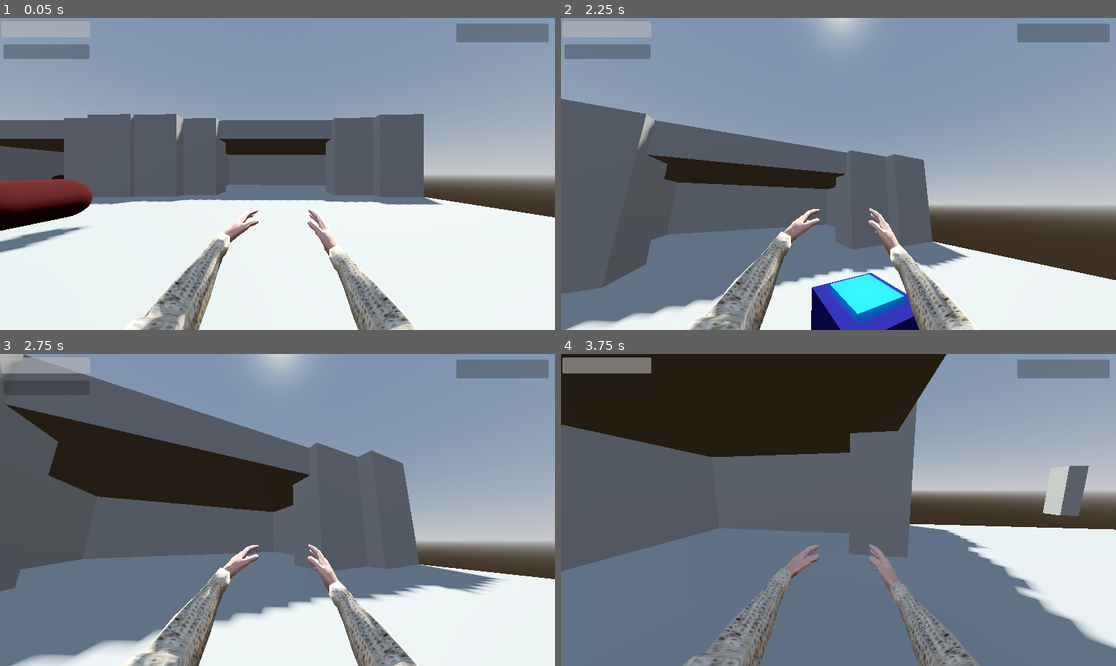
Above: before the commit, frames 1-4 (two rows, left to right).
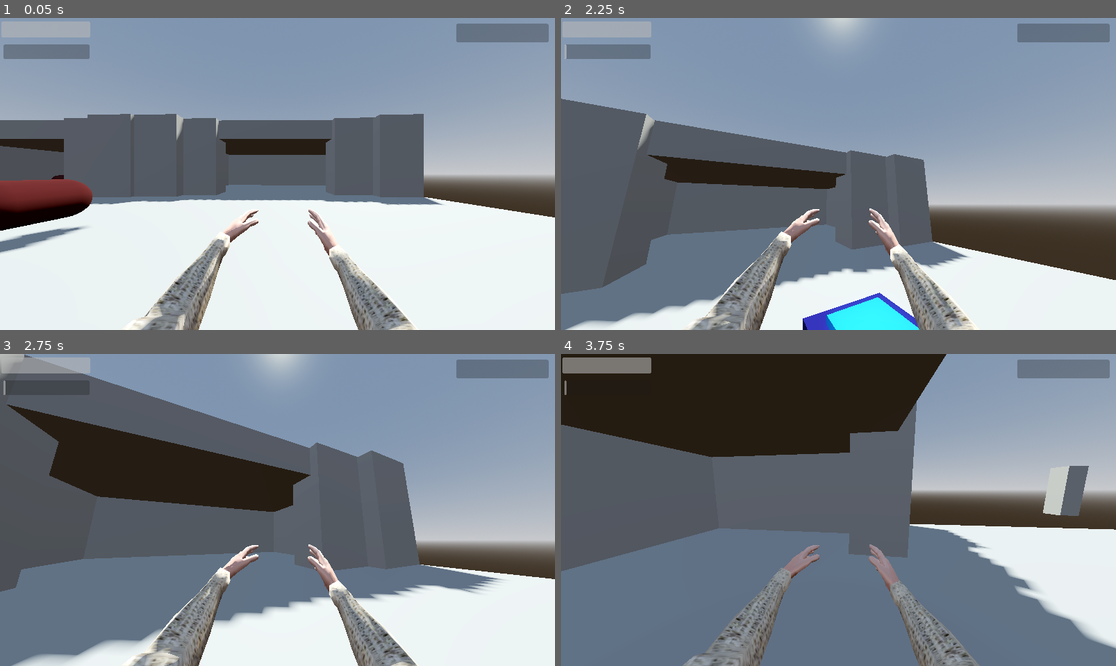
Above: after the commit, the same moments.

Repository: lungcollapser/record
Game: Godot game, scene res://scenes/world.tscn
The game is run twice, just before and just after one commit, with the same random seed, the same clock (stepped at 60 frames per second) and the same inputs.
Inputs (mouse positions are in pixels of both pictures, inside the frame that each line leads up to):
- Up to frame 1 (0.05 s): no input
- Up to frame 2 (2.25 s): tap Enter (ui_accept) at 0.5, 0.77, 1.52 s; move the mouse to (866, 174) at 0.52 s; press the mouse at (866, 174) at 0.53 s; hold W (forward) from 0.53 s (still down); move the mouse to (810, 174) at 1.27 s; release the mouse at (810, 174) at 1.28 s; tap Ctrl (crouch) at 1.35 s; move the mouse to (849, 167) at 2.02 s; tap T (dropreceptacle) at 2.1 s
- Up to frame 3 (2.75 s): keep holding W (forward)
- Up to frame 4 (3.75 s): keep holding W (forward); move the mouse to (832, 516) at 2.77 s; tap E (interact) at 2.85 s; tap Enter (ui_accept) at 3.02 s; move the mouse to (877, 513) at 3.52 s; hold Shift (sprint) from 3.53 s (still down)

Frame 1 is identical in both runs. In frame 2, 2.6% of the frame differs, in the area x 0-65%, y 8-100%; in frame 3, 0.2%; in frame 4, less than 0.1%.

Commit message:
lock rotation and pull fix

Diff:
--- a/project.godot
+++ b/project.godot
@@ -21,6 +21,7 @@
 BloodBar="*res://scenes/blood_bar.tscn"
 HealthBar="*res://scenes/health_bar.tscn"
 Events="*res://scripts/events.gd"
+DeadBodyParts="*res://scenes/dead_body_parts.tscn"
 
 [display]
 
--- a/scenes/player.tscn
+++ b/scenes/player.tscn
@@ -37,7 +37,7 @@
 collision_mask = 3
 
 [node name="Hold" type="Node3D" parent="Playerbody/Head/Camera3D" groups=["hold"]]
-transform = Transform3D(1, 0, 0, 0, 1, 0, 0, 0, 1, 0, -0.0263963, -2.02224)
+transform = Transform3D(1, 0, 0, 0, 1, 0, 0, 0, 1, 0, -0.0263963, -1.55614)
 
 [node name="PlayerHitbox" type="Area3D" parent="Playerbody"]
 transform = Transform3D(1.51, 0, 0, 0, 1.51, 0, 0, 0, 1.51, 0, 0, 0)
--- a/scripts/playerbody.gd
+++ b/scripts/playerbody.gd
@@ -12,7 +12,7 @@
 const SPRINT_SPEED = 7.0
 const JUMP_VELOCITY = 4.5
 const SENSITIVTY = 0.01
-var pull_power = 3
+var pull_power = 10
 var picked_up_object
 var dead_body_check = null
 
@@ -60,6 +60,9 @@
 
 
 func _physics_process(delta: float):
+
+	if picked_up_object is RigidBody3D:
+		picked_up_object.lock_rotation = true
 
 	if picked_up_object != null:
 		var a = picked_up_object.global_position
